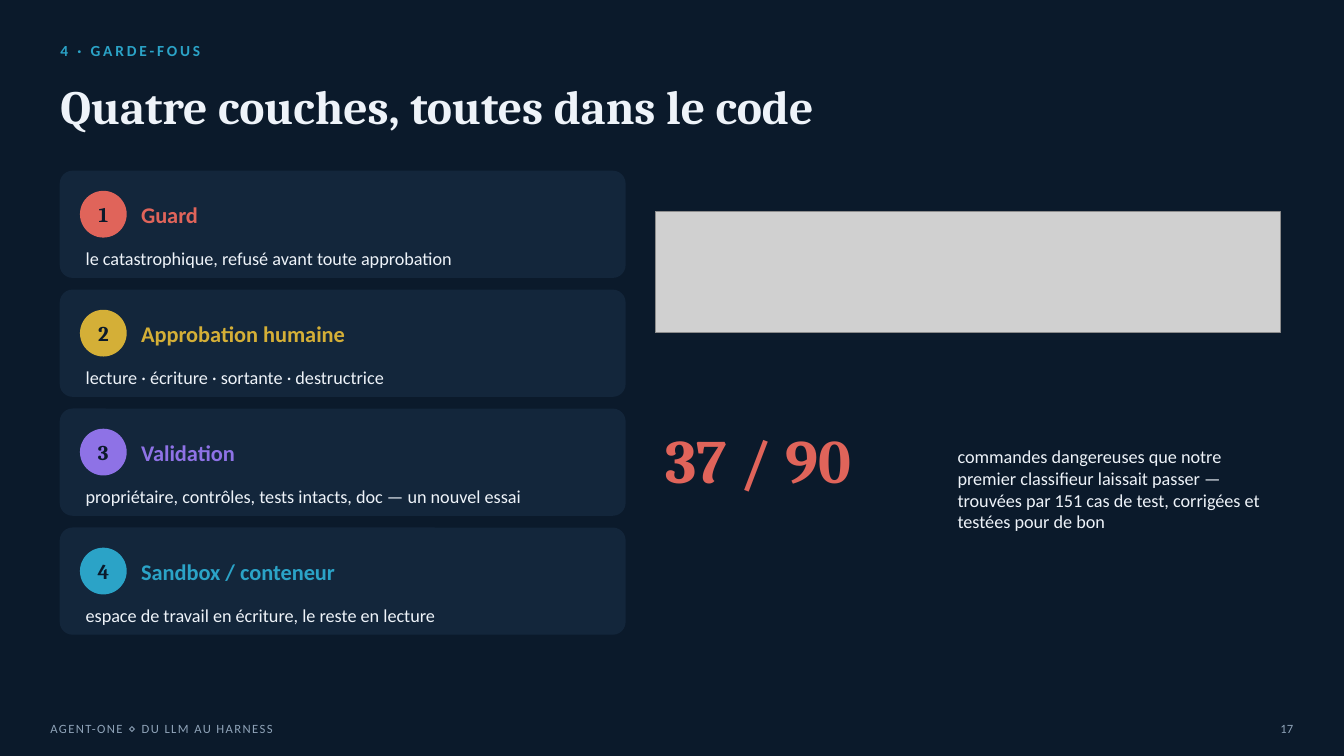
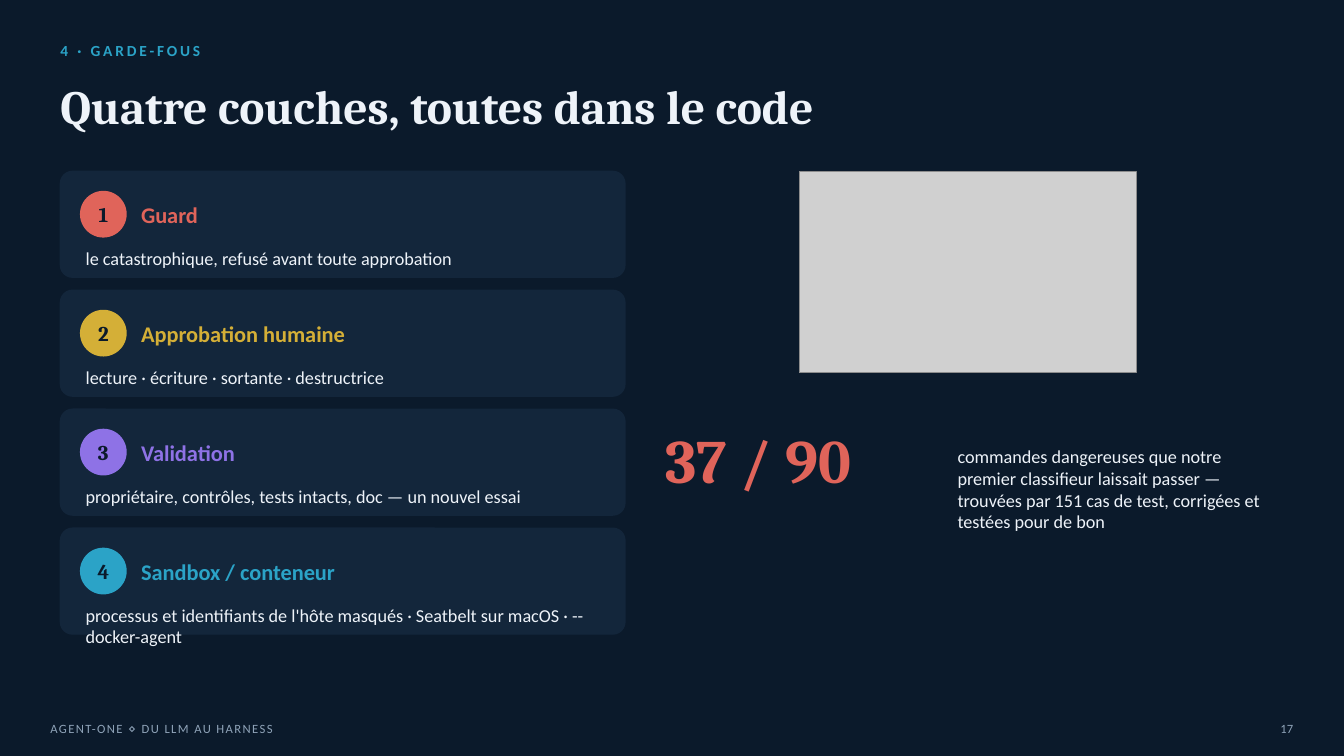
Before and after one commit to Kaginari/agent-one, a slide deck: slide 17 of presentations/harness-agent-one-fr.pptx. Drawn at 1344x756 pixels with LibreOffice and Linux fonts; fonts in the diff are those of the drawing; grey boxes stand for pictures. Boxes give left, top, right and bottom in pixels: in the first picture for what was removed or moved away, otherwise in the second. Text is boxed around its words. In the diff, an @@ line names an element or a change of style, - is before the commit and + after.

```diff
--- a/presentations/harness-agent-one-fr.pptx
+++ b/presentations/harness-agent-one-fr.pptx
@@ picture: place and size @@
-picture at bbox=[655, 212, 1280, 333]
+picture at bbox=[800, 171, 1136, 373]
@@ text at bbox=[86, 609, 559, 646]: text changed @@
-espace de travail en écriture, le reste en lecture
+processus et identifiants de l'hôte masqués · Seatbelt sur macOS · --docker-agent
```
Also in this commit, not shown: 5 other slides changed, 1 slide added, 3 other files.
